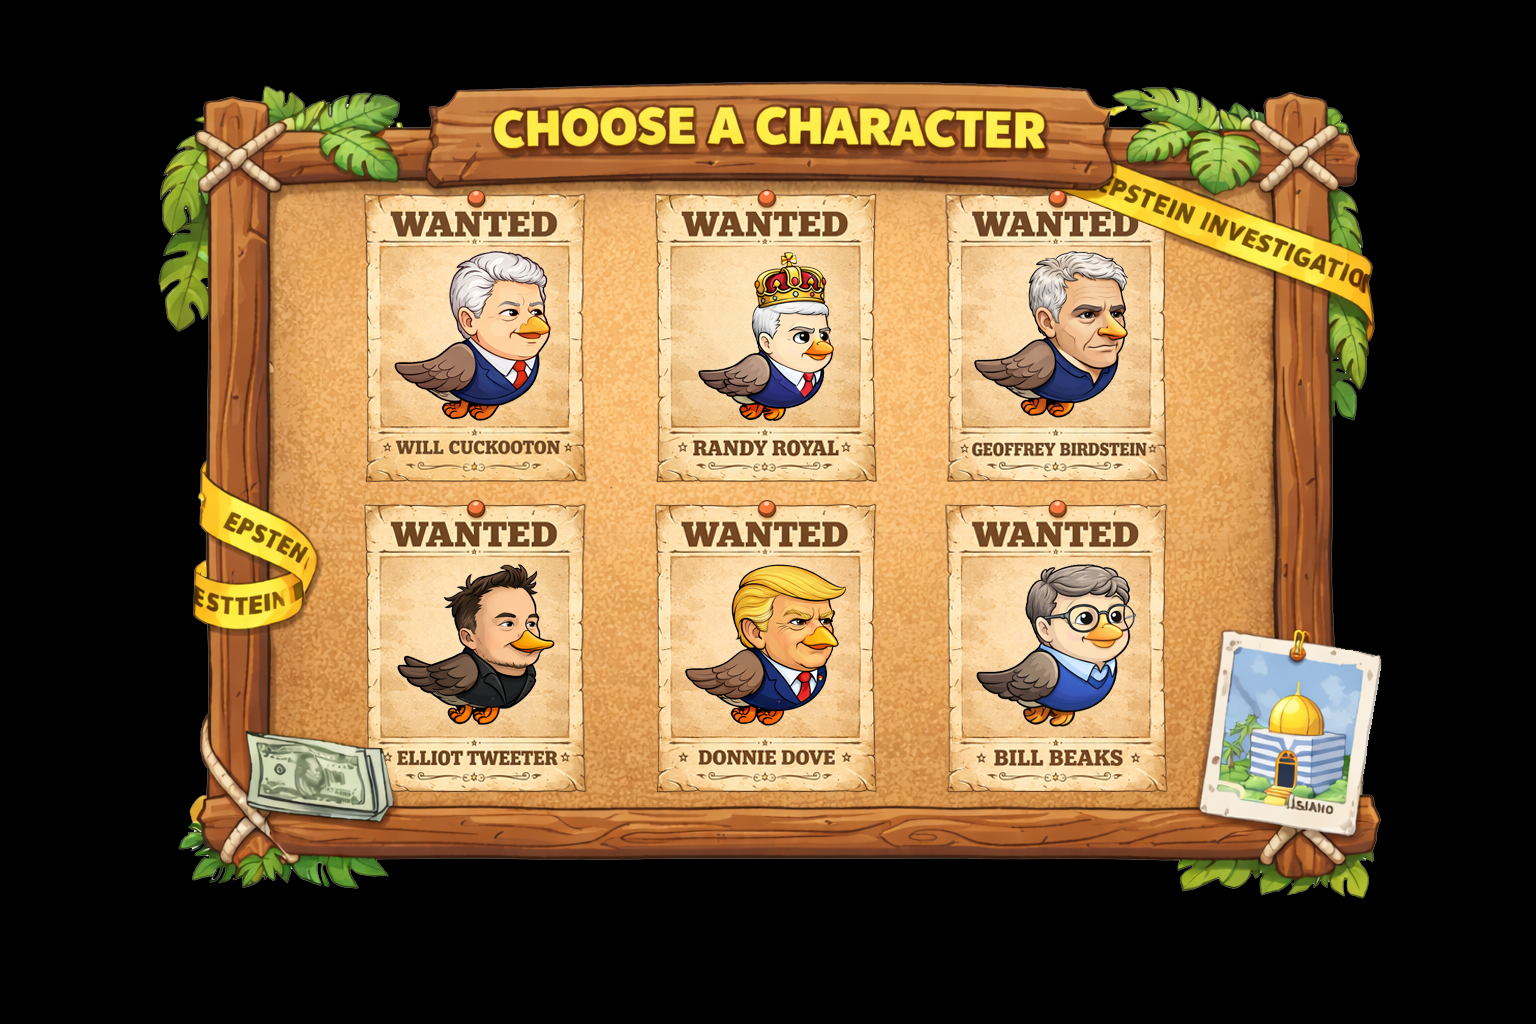
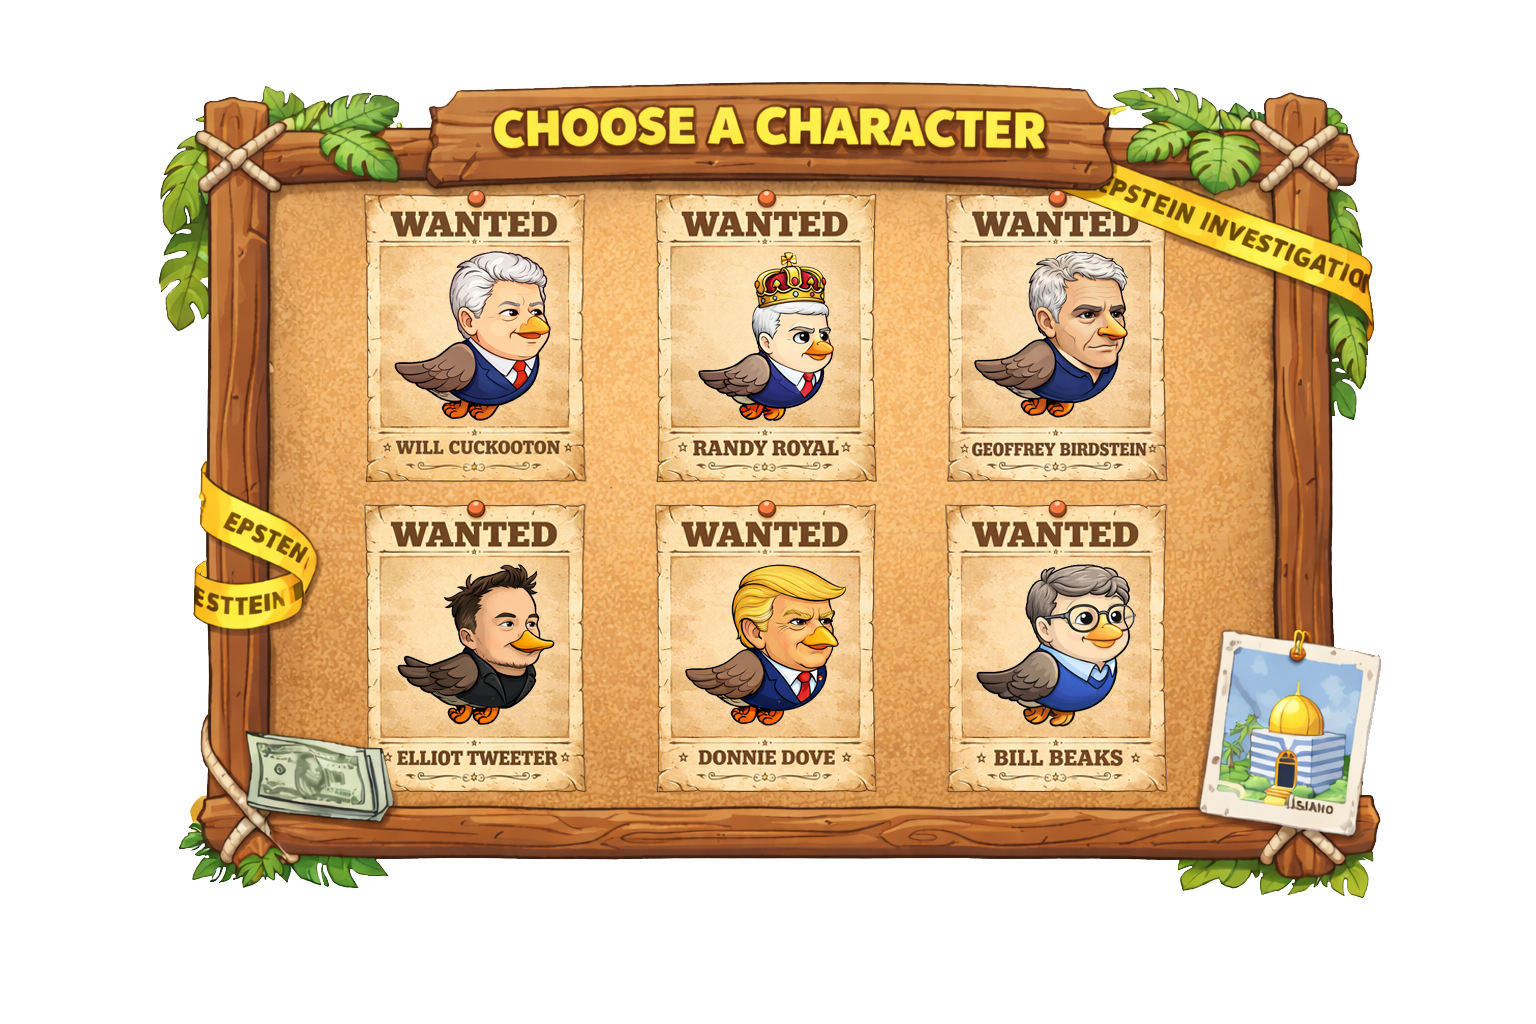
Layers edited between the first and the second 1536px x 1024px image:
hid "Layer 1" over [0,0,1536,1024]